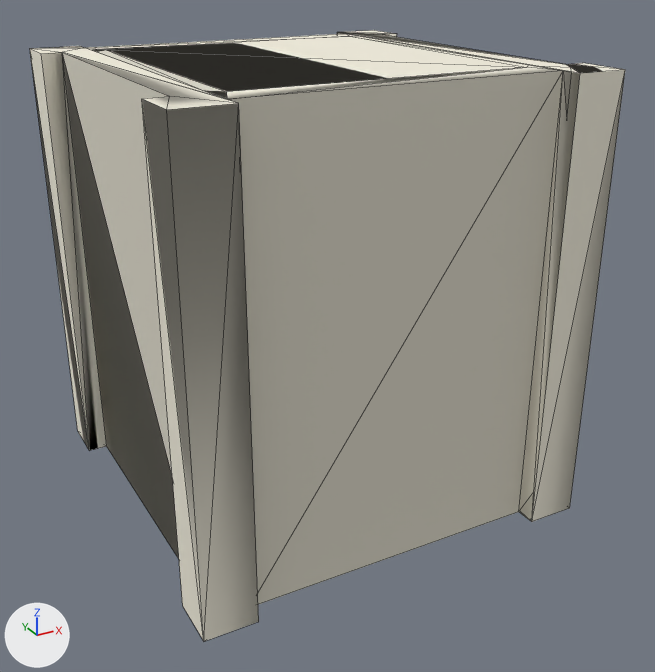
Before and after pictures for a commit that changed the FBX model Assets/Art/Model/Kenney Castle Kit/towerSquareMid.fbx.
Before and after are seen from a 50 mm camera at (-14.17, -22.11, 12.44) aimed at (-4.76, -5.01, 3.89). The axes (+X, +Y, +Z) are drawn at lower left. The lights are the same throughout. Mesh edges are drawn as thin lines. Where no turn or scale is listed for an object, it has been applied to the vertices.

Before the edit, the objects in view are built like this:
```python
me_towersquaremid_002 = bpy.data.meshes.new('towerSquareMid.002')
me_towersquaremid_002.from_pydata(...)  # 48 vertices, 92 faces; spans x -9.65..-0.35, y -8.95..0.35, z 0.0..10.1
# faces by material slot: [84, 8]
me_towersquaremid_002.materials.append(mat_wall_105)  # white #f4efde
me_towersquaremid_002.materials.append(mat_walldark_068)  # light grey #dedaca
me_towersquaremid_cell_004 = bpy.data.meshes.new('towerSquareMid_cell.004')
me_towersquaremid_cell_004.from_pydata([(-0.087, -0.1, 0.183), (-0.087, -0.33, -0.731), (-0.087, -0.33, 0.183), (0.349, 0.162, 0.183), (-0.087, 0.598, 0.183)], [], [(2, 0, 1), (4, 2, 3)])
me_towersquaremid_cell_004.materials.append(mat_wall_105)  # white #f4efde
ob_towersquaremid = bpy.data.objects.new('towerSquareMid', me_towersquaremid_002)
ob_towersquaremid.location = (0.0, 0.0, 0.0)
ob_towersquaremid_cell_003 = bpy.data.objects.new('towerSquareMid_cell.003', me_towersquaremid_cell_004)
ob_towersquaremid_cell_003.location = (-1.43, -8.39, 9.92)
```
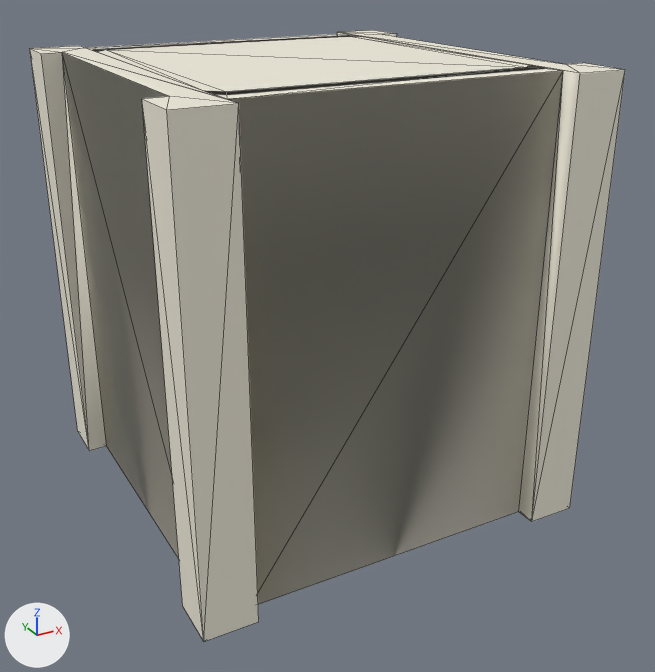
The newer file is also turned or shifted as a whole; pictures and numbers use the older file's frame.

Location of each change, (x1, y1, x2, y2) in pixels of the pictures (655 x 672 px; the box of a moved part takes in the faces that stretch with it):
```json
{"object": "towerSquareMid_cell.003", "change": "deleted", "before": [563, 71, 571, 121]}
{"part": 1, "of": "me_towersquaremid_002", "change": "moved or reshaped", "before": [30, 30, 579, 445], "after": [30, 30, 579, 445]}
{"part": 2, "of": "me_towersquaremid_002", "change": "recoloured", "before": [62, 50, 563, 604], "after": [62, 50, 563, 604]}
```

Edits to the scene script, one JSON object a line:
```json
{"op": "add", "block": "mat_wall", "code": ["mat_wall = principled_material('wall')", "mat_wall.base_color = (0.902, 0.863, 0.733)  # white #f4efde", "mat_wall.roughness = 0.553"]}
{"block": "me_towersquaremid_002", "where": "me_towersquaremid_002.from_pydata(...)  # 48 vertices, 92 faces; spans x -9.65..-0.35, y -8.95..0.35, z 0.0..10.1"}
{"block": "me_towersquaremid_002", "where": "# used by ob_towersquaremid; location = (0.0, 0.0, 0.0)"}
{"op": "remove", "block": "me_towersquaremid_002", "code": "me_towersquaremid_002.materials.append(mat_wall_105)  # white #f4efde"}
{"block": "me_towersquaremid_002", "change": "me_towersquaremid_002 part 1"}
{"block": "me_towersquaremid_002", "change": "51 faces are deleted"}
{"block": "me_towersquaremid_002", "change": "51 new faces join them"}
{"block": "me_towersquaremid_002", "change": "me_towersquaremid_002 part 2: 8 faces spanning x -9.19..-0.81, y -8.49..-0.11, z 0.0..10.1 switch from mat_walldark_068 (light grey #dedaca) to mat_wall (white #f4efde)"}
{"op": "remove", "block": "ob_towersquaremid_cell_003", "code": ["ob_towersquaremid_cell_003 = bpy.data.objects.new('towerSquareMid_cell.003', me_towersquaremid_cell_004)", "ob_towersquaremid_cell_003.location = (-1.43, -8.39, 9.92)"]}
```
